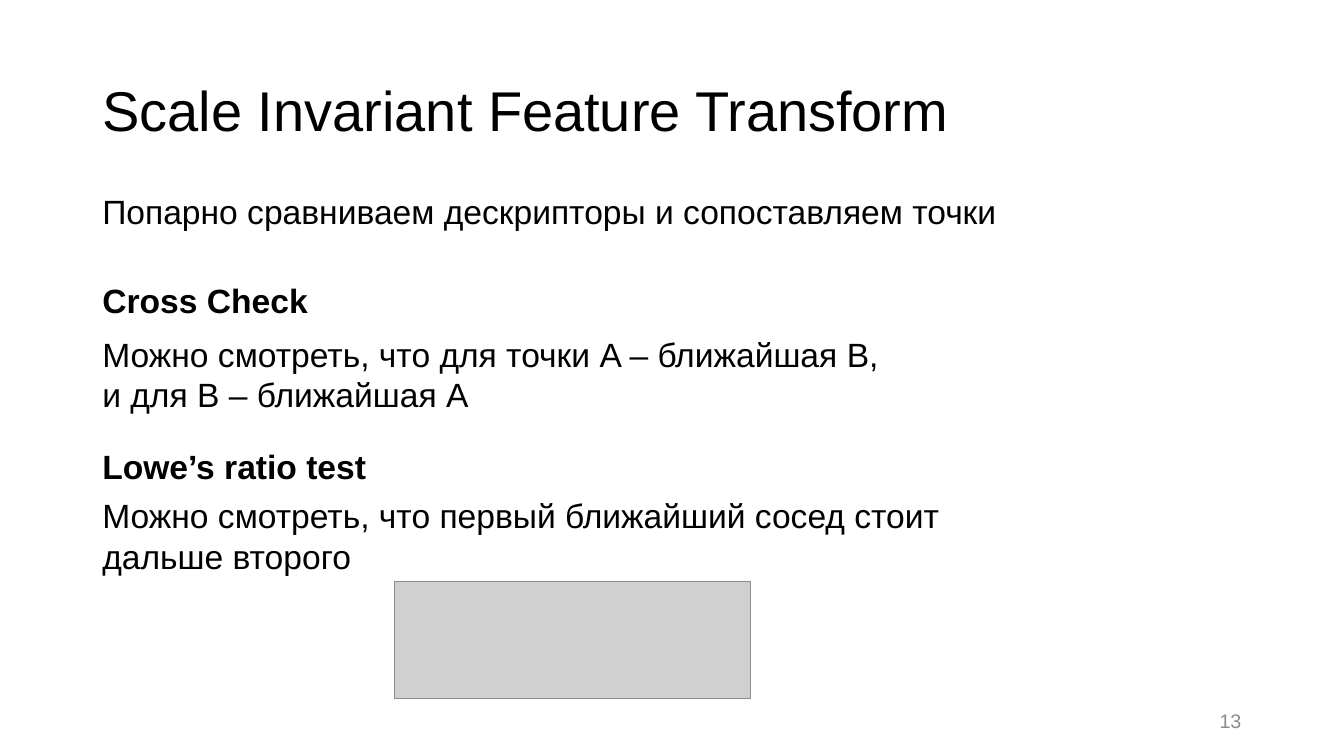
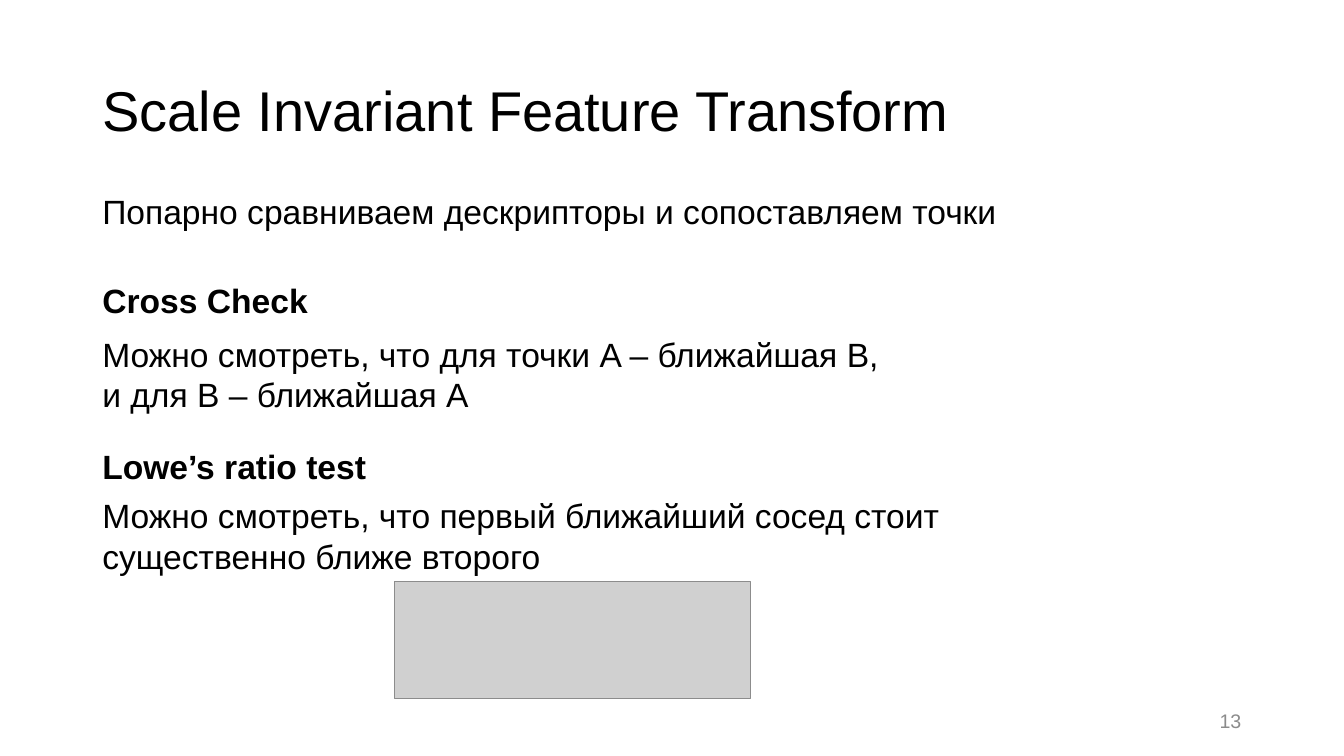
Before and after one commit to CV15005/computer-vision, a slide deck: slide 13 of lesson4/Контрольные точки, сопоставление изображений.pptx. Drawn at 1344x756 pixels with LibreOffice and Linux fonts; fonts in the diff are those of the drawing; grey boxes stand for pictures. Boxes give left, top, right and bottom in pixels: in the first picture for what was removed or moved away, otherwise in the second. Text is boxed around its words. In the diff, an @@ line names an element or a change of style, - is before the commit and + after.

```diff
--- a/lesson4/Контрольные точки, сопоставление изображений.pptx
+++ b/lesson4/Контрольные точки, сопоставление изображений.pptx
@@ text at [102, 503, 939, 576]: text changed @@
-Можно смотреть, что первый ближайший сосед стоит дальше второго
+Можно смотреть, что первый ближайший сосед стоит существенно ближе второго
```
Also in this commit, not shown: 2 other slides changed, 1 other file.
